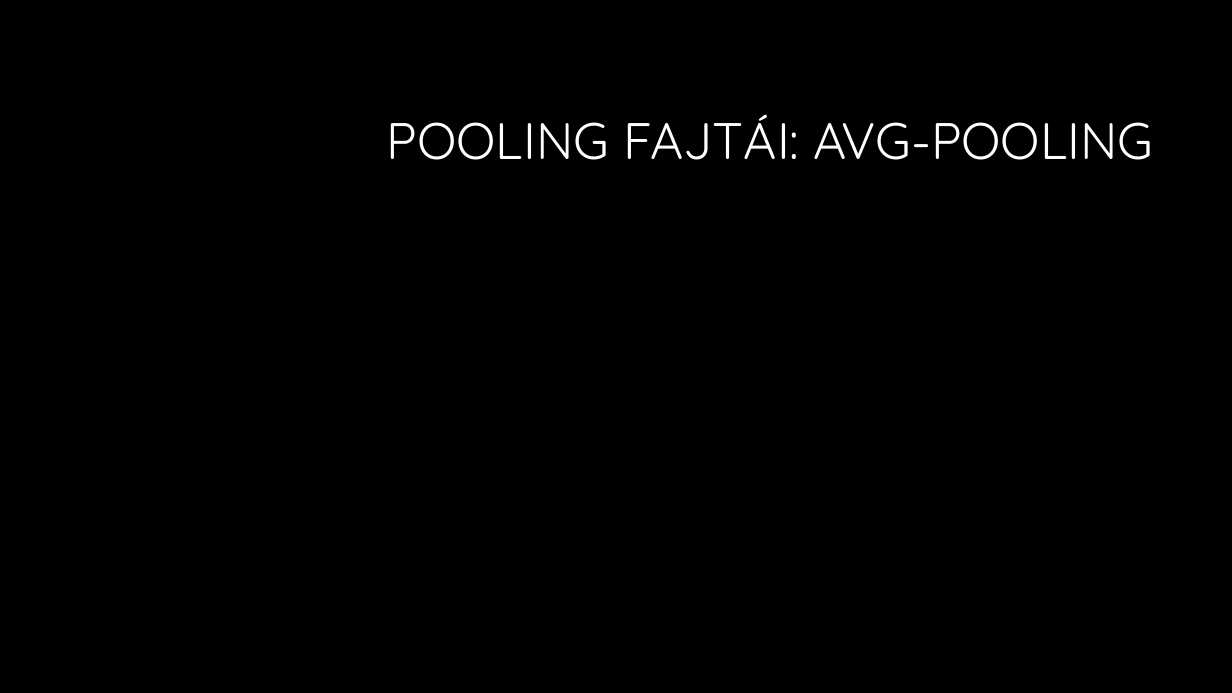
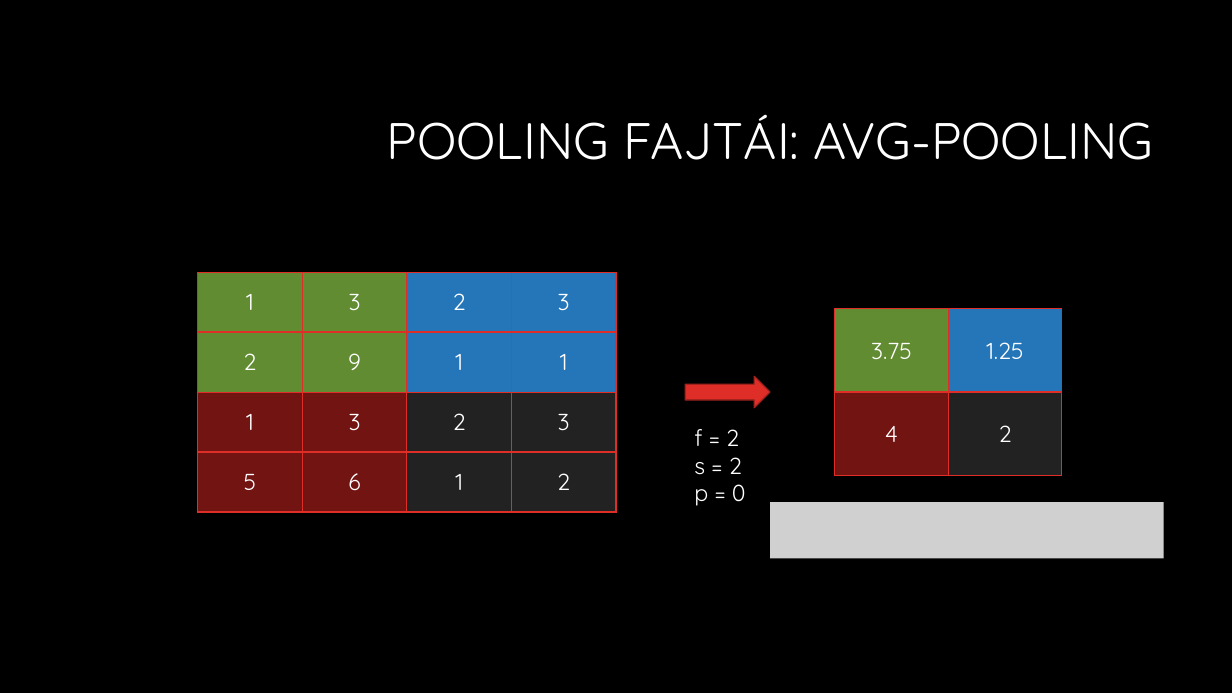
Before and after one commit to martontamas92/CNN, a slide deck: slide 21 of Konvolúciós neuronhálók.pptx. Drawn at 1232x693 pixels with LibreOffice and Linux fonts; fonts in the diff are those of the drawing; grey boxes stand for pictures; background and template pictures are left out. Boxes give left, top, right and bottom in pixels: in the first picture for what was removed or moved away, otherwise in the second. Text is boxed around its words. In the diff, an @@ line names an element or a change of style, - is before the commit and + after.

```diff
--- a/Konvolúciós neuronhálók.pptx
+++ b/Konvolúciós neuronhálók.pptx
@@ table added at (198, 272, 616, 512), 4 rows, 4 columns @@
+1 | 3 | 2 | 3
+2 | 9 | 1 | 1
+1 | 3 | 2 | 3
+5 | 6 | 1 | 2
@@ table added at (835, 309, 1061, 475), 2 rows, 2 columns @@
+3.75 | 1.25
+4 | 2
@@ right arrow added at (686, 376, 771, 408), fill #DF2E28, outline #A5221E 1 pt @@
@@ text added at (694, 429, 746, 506), 18 pt, text #FFFFFF @@
+f = 2
+s = 2 p = 0
@@ picture added at (770, 503, 1164, 559) @@
```
Also in this commit, not shown: 4 other slides changed, 8 slides added.
